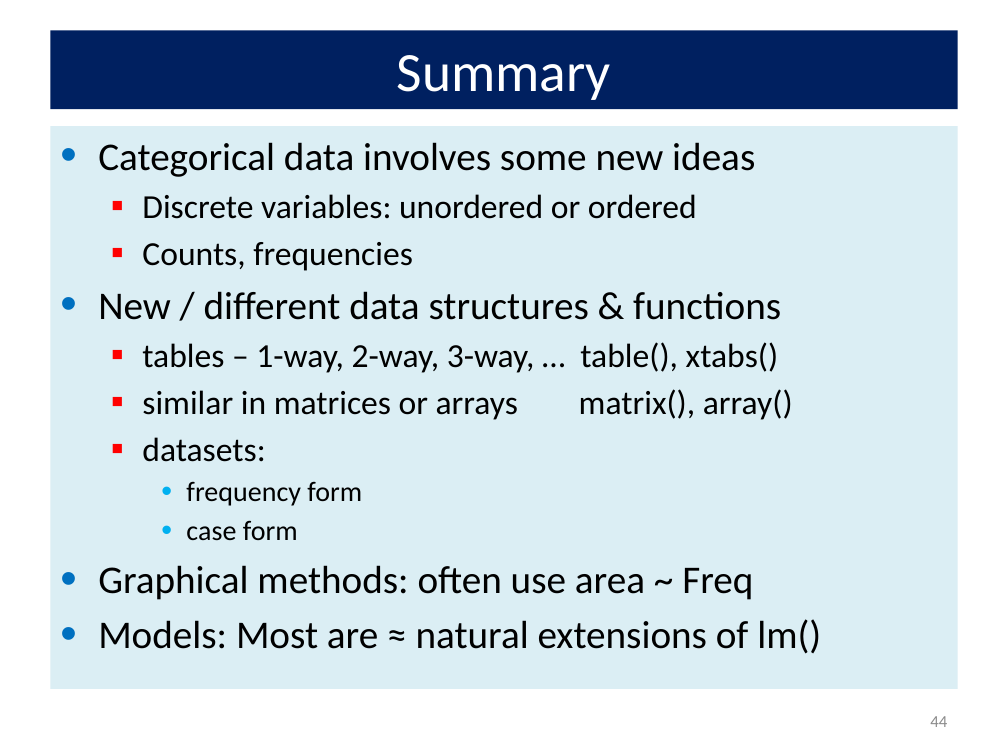
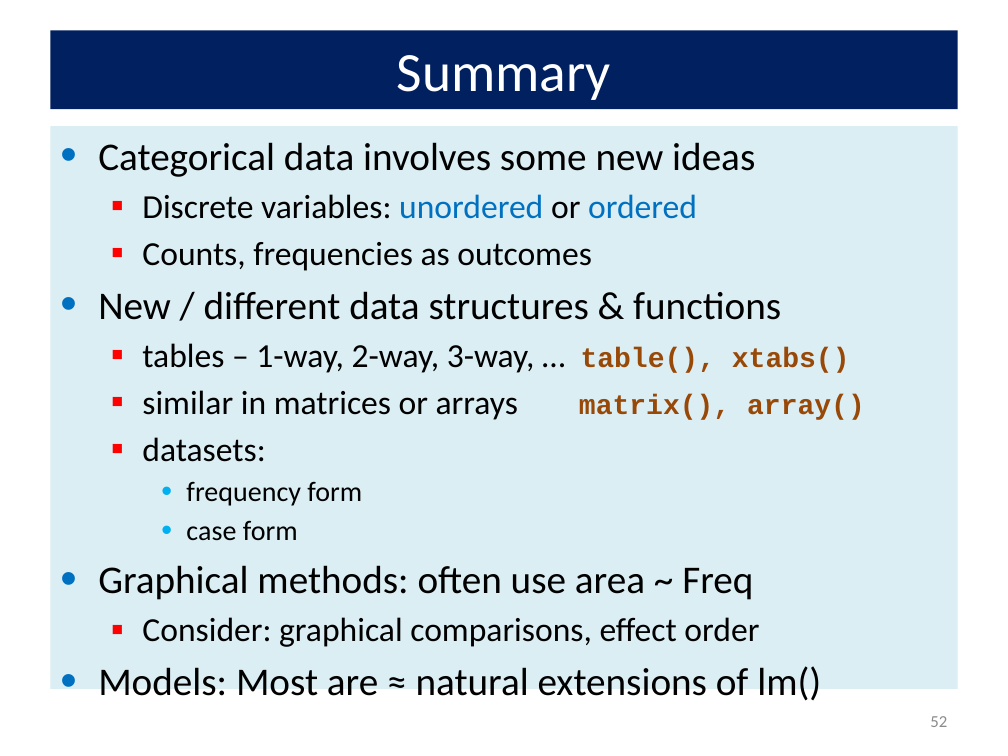
Before and after one commit to friendly/psy6136, a slide deck: slide 52 of docs/lectures/01-Overview.pptx (slide 44 before the commit). Drawn at 1008x756 pixels with LibreOffice and Linux fonts; fonts in the diff are those of the drawing. Boxes give left, top, right and bottom in pixels: in the first picture for what was removed or moved away, otherwise in the second. Text is boxed around its words. In the diff, an @@ line names an element or a change of style, - is before the commit and + after.

```diff
--- a/docs/lectures/01-Overview.pptx
+++ b/docs/lectures/01-Overview.pptx
@@ text at bbox=[142, 194, 865, 420]: text colour #000000 to #0070C0 in "unordered ordered"; size 24 to 20 pt, font Calibri to Courier New, text colour #000000 to #984807, bold on in "table(), xtabs()", "matrix(), array()" @@
@@ text at bbox=[142, 242, 592, 271]: text changed @@
-  ▪ Counts, frequencies
+  ▪ Counts, frequencies as outcomes
@@ text at bbox=[142, 617, 759, 647]: paragraph added @@
+  ▪ Consider: graphical comparisons, effect order
@@ page number at bbox=[930, 716, 947, 727]: text changed @@
-44
+52
```
Also in this commit, not shown: 17 other slides changed, 8 slides added, 10 other files.
